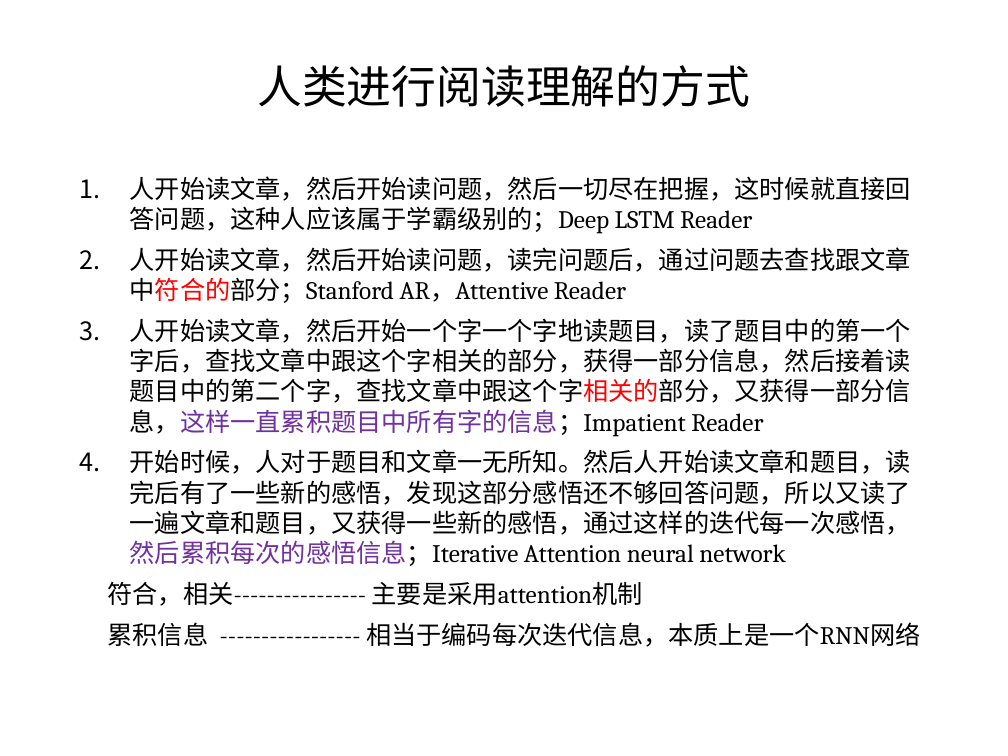
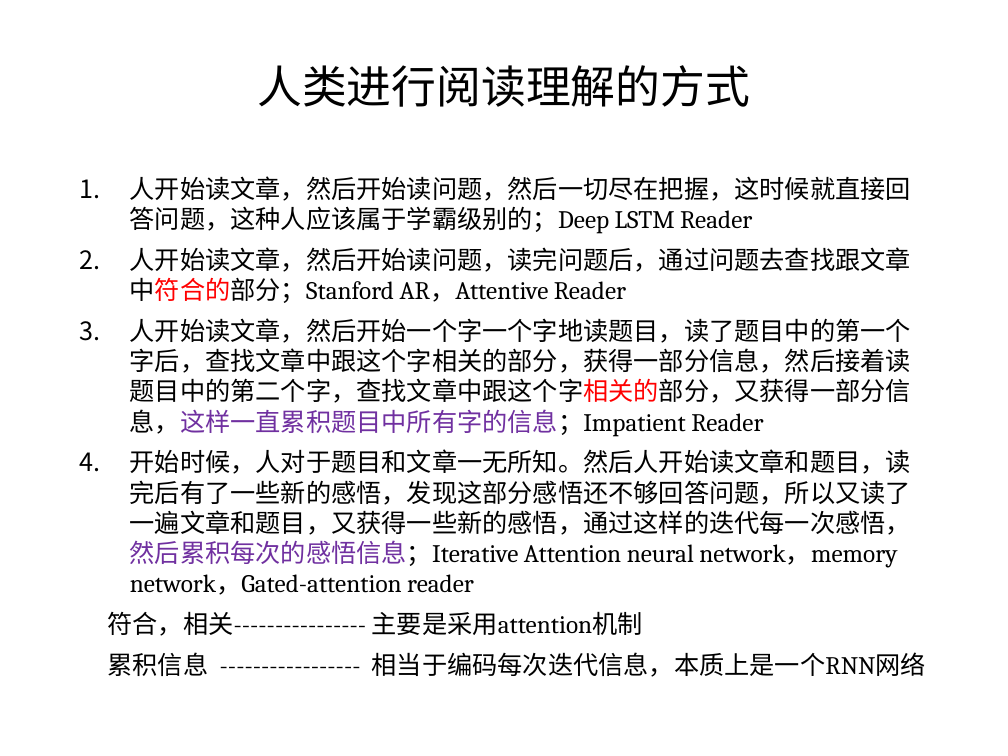
Before and after one commit to coddinglxf/readcomprehension, a slide deck: slide 7 of Reading Comprehensive.pptx (slide 5 before the commit). Drawn at 1008x756 pixels with LibreOffice and Linux fonts; fonts in the diff are those of the drawing. Boxes give left, top, right and bottom in pixels: in the first picture for what was removed or moved away, otherwise in the second. Text is boxed around its words. In the diff, an @@ line names an element or a change of style, - is before the commit and + after.

```diff
--- a/Reading Comprehensive.pptx
+++ b/Reading Comprehensive.pptx
@@ text at (x1=130, y1=449, x2=911, y2=595): text changed @@
-4. 开始时候，人对于题目和文章一无所知。然后人开始读文章和题目，读完后有了一些新的感悟，发现这部分感悟还不够回答问题，所以又读了一遍文章和题目，又获得一些新的感悟，通过这样的迭代每一次感悟，然后累积每次的感悟信息；Iterative Attention neural network
+4. 开始时候，人对于题目和文章一无所知。然后人开始读文章和题目，读完后有了一些新的感悟，发现这部分感悟还不够回答问题，所以又读了一遍文章和题目，又获得一些新的感悟，通过这样的迭代每一次感悟，然后累积每次的感悟信息；Iterative Attention neural network，memory network，Gated-attention reader
```
Also in this commit, not shown: 11 other slides changed, 4 slides added, 1 slide removed, 4 other files.
